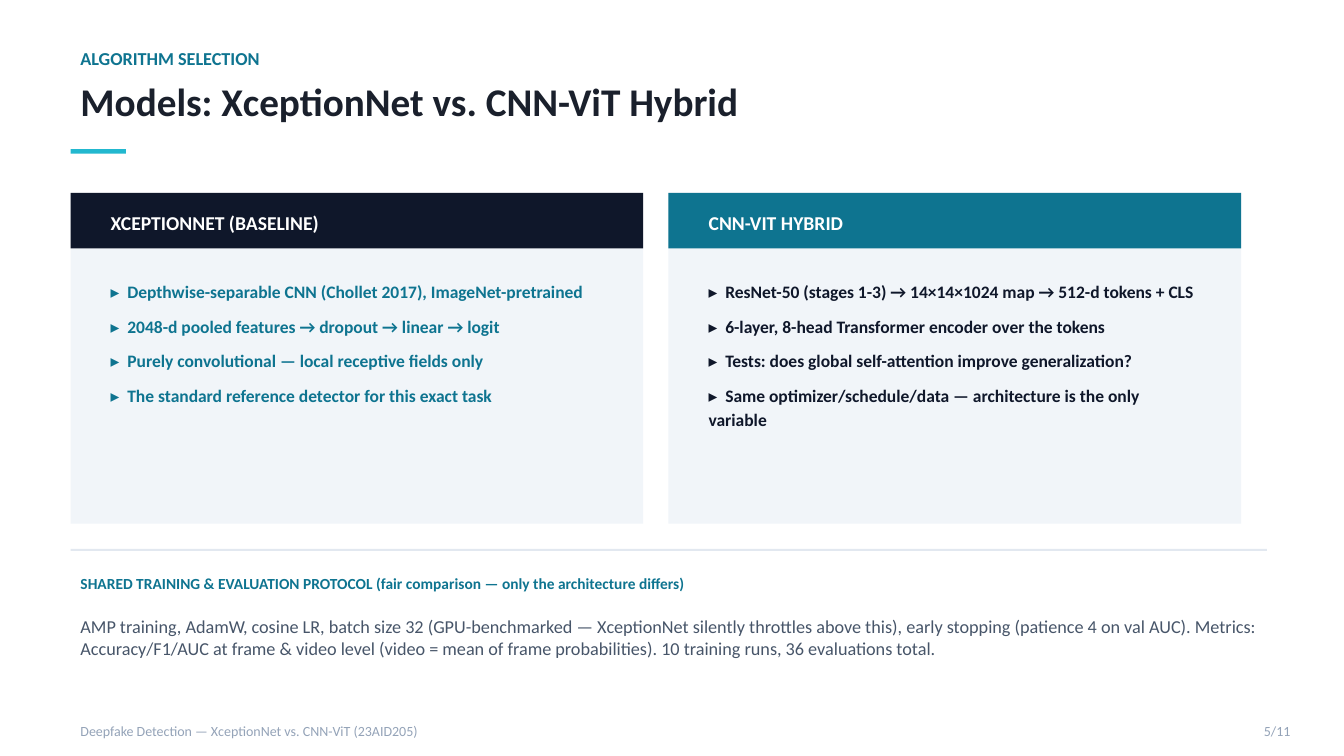
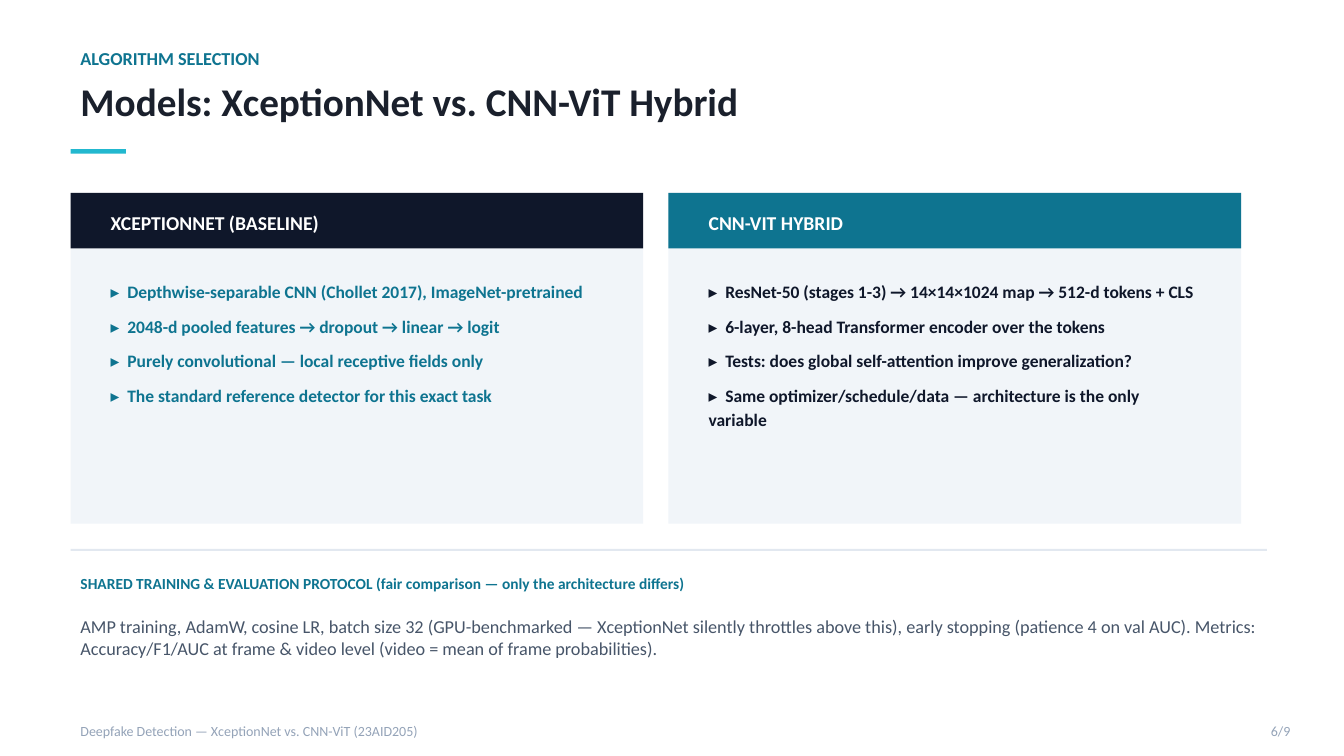
Before and after one commit to DUNE-ODYSSEY/deepfake-detection, a slide deck: slide 6 of docs/mid_review_update.pptx (slide 5 before the commit). Drawn at 1344x756 pixels with LibreOffice and Linux fonts; fonts in the diff are those of the drawing. Boxes give left, top, right and bottom in pixels: in the first picture for what was removed or moved away, otherwise in the second. Text is boxed around its words. In the diff, an @@ line names an element or a change of style, - is before the commit and + after.

```diff
--- a/docs/mid_review_update.pptx
+++ b/docs/mid_review_update.pptx
@@ text at bbox=[80, 620, 1256, 658]: text changed @@
-AMP training, AdamW, cosine LR, batch size 32 (GPU-benchmarked — XceptionNet silently throttles above this), early stopping (patience 4 on val AUC). Metrics: Accuracy/F1/AUC at frame & video level (video = mean of frame probabilities). 10 training runs, 36 evaluations total.
+AMP training, AdamW, cosine LR, batch size 32 (GPU-benchmarked — XceptionNet silently throttles above this), early stopping (patience 4 on val AUC). Metrics: Accuracy/F1/AUC at frame & video level (video = mean of frame probabilities).
@@ text at bbox=[1271, 726, 1291, 737]: text changed @@
-5/11
+6/9
```
Also in this commit, not shown: 6 other slides changed, 2 slides added, 4 slides removed, 4 other files.
